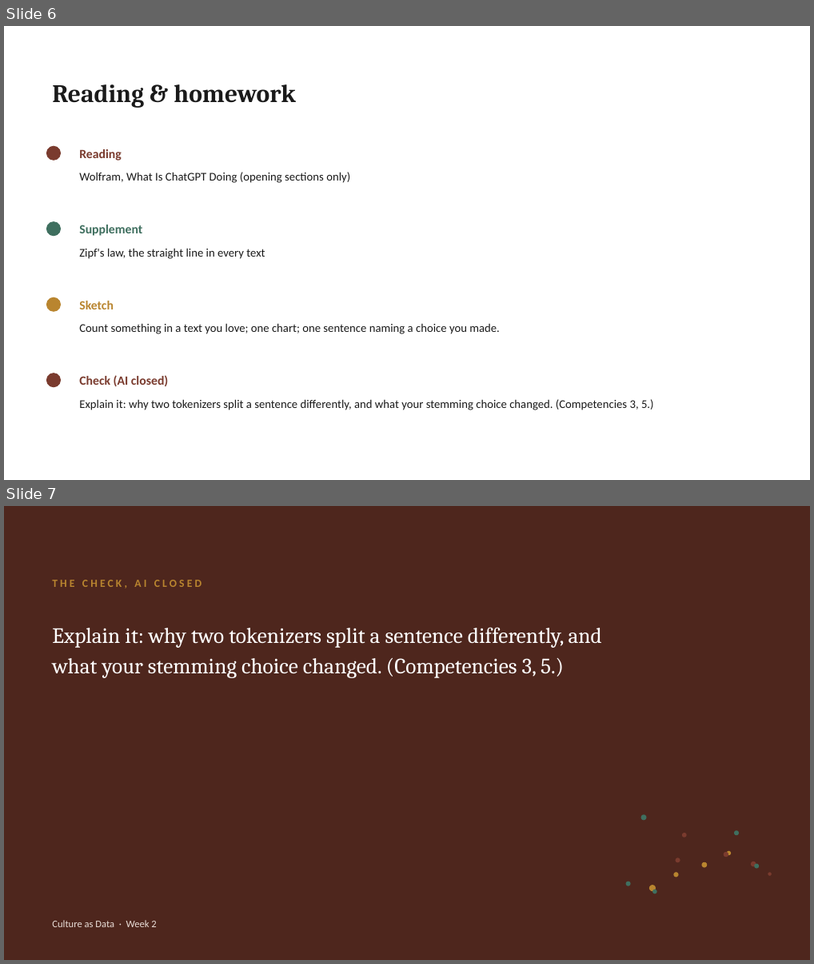
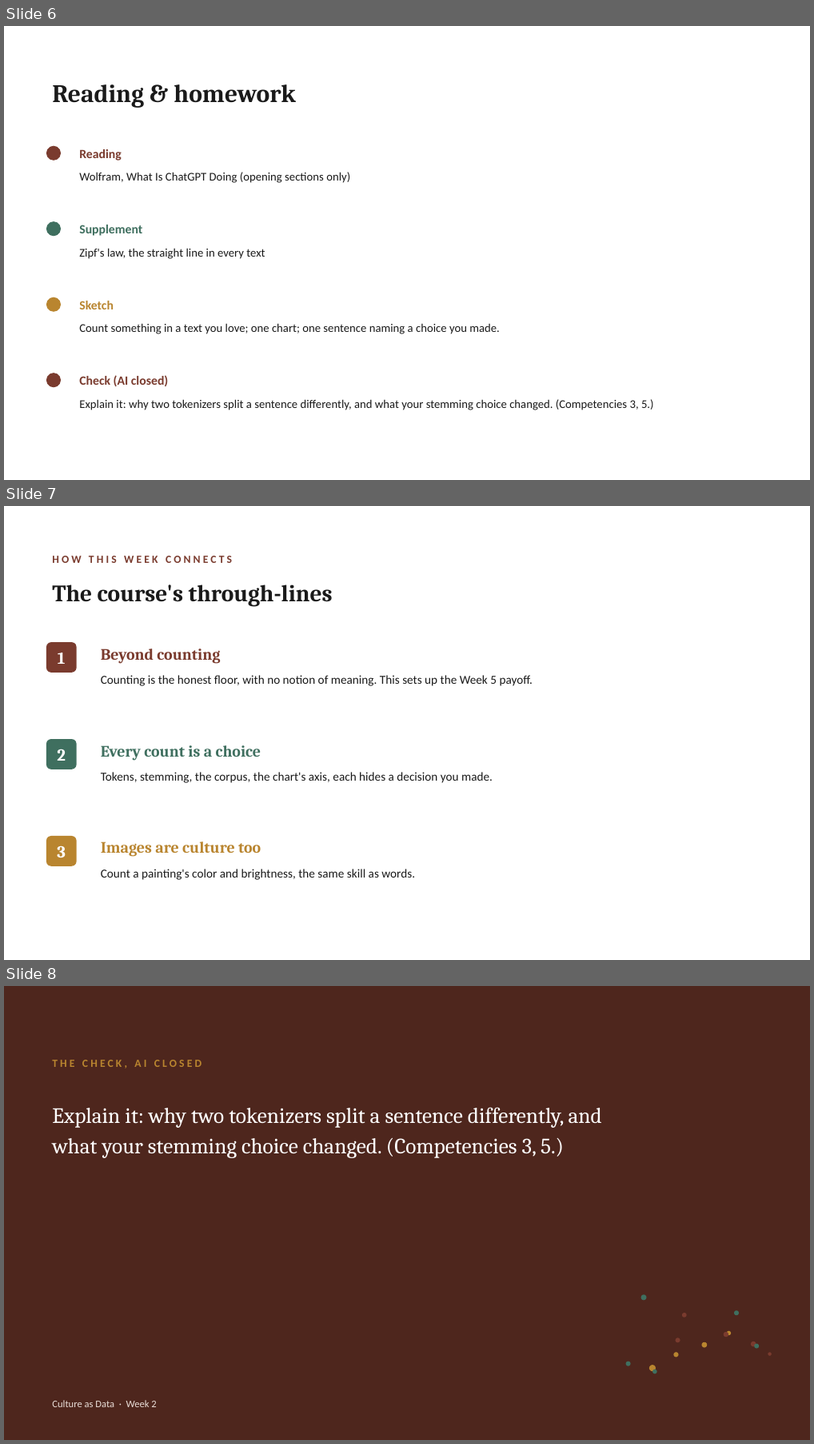
Before and after one commit to lucianli123/culture-as-data-2026, a slide deck: slides/pptx/week-02.pptx. Shown one above the other, each under a label of ours: slides 6 and 7 before the commit, slides 6, 7 and 8 after it. The pictures are 814x964 and 814x1444 pixels, drawn with LibreOffice and Linux fonts; fonts in the diff are those of the drawing. Boxes give left, top, right and bottom in pixels: in the first picture for what was removed or moved away, otherwise in the second. Text is boxed around its words. In the diff, an @@ line names an element or a change of style, - is before the commit and + after.

Commit message:
Add conceptual through-lines: per-deck slide + site section
- slides: new 'How this week connects' through-lines slide in every deck (now 8 slides each),
  tracing the course's recurring threads (beyond counting; every method is a choice; the
  readers you can and can't see; whose data and judgment; AI as instrument; images co-equal)
  and how each week advances them. Driven by THREADS in slides/export_slides.py.
- site: a 'The through-lines' section on the About page.
- Rebuilt export_slides.py and styled_pptx.js via shell (the editor kept truncating them);
  both compile, decks visual-QA'd, site 15 pages no-JS no-broken-links zero em-dashes.

```diff
--- a/slides/pptx/week-02.pptx
+++ b/slides/pptx/week-02.pptx
@@ slide 7 added at [4, 506, 810, 960], background #FFFFFF @@
@@ text added at [52, 556, 232, 563], 13 pt, text #7A3B2E, bold @@
+HOW THIS WEEK CONNECTS
@@ text added at [52, 584, 333, 607], 28 pt, text #1A1A1A, bold @@
+The course's through-lines
@@ rounded rectangle added at [46, 642, 77, 672], fill #7A3B2E @@
@@ text added at [101, 648, 220, 664], 19 pt, text #7A3B2E, bold @@
+Beyond counting
@@ text added at [58, 652, 66, 664], 20 pt, text #FFFFFF, bold @@
+1
@@ text added at [101, 675, 534, 686], 14.5 pt, text #1A1A1A @@
+Counting is the honest floor, with no notion of meaning. This sets up the Week 5 payoff.
@@ rounded rectangle added at [46, 739, 77, 769], fill #3F6F5F @@
@@ text added at [101, 745, 262, 760], 19 pt, text #3F6F5F, bold @@
+Every count is a choice
@@ text added at [57, 748, 66, 760], 20 pt, text #FFFFFF, bold @@
+2
@@ text added at [101, 772, 493, 783], 14.5 pt, text #1A1A1A @@
+Tokens, stemming, the corpus, the chart's axis, each hides a decision you made.
@@ rounded rectangle added at [46, 836, 77, 866], fill #B9852F @@
@@ text added at [101, 841, 261, 856], 19 pt, text #B9852F, bold @@
+Images are culture too
@@ text added at [57, 845, 66, 857], 20 pt, text #FFFFFF, bold @@
+3
@@ text added at [101, 868, 415, 880], 14.5 pt, text #1A1A1A @@
+Count a painting's color and brightness, the same skill as words.
@@ what was slide 7 is now slide 8 @@
```
Also in this commit, not shown: 14 other files.
